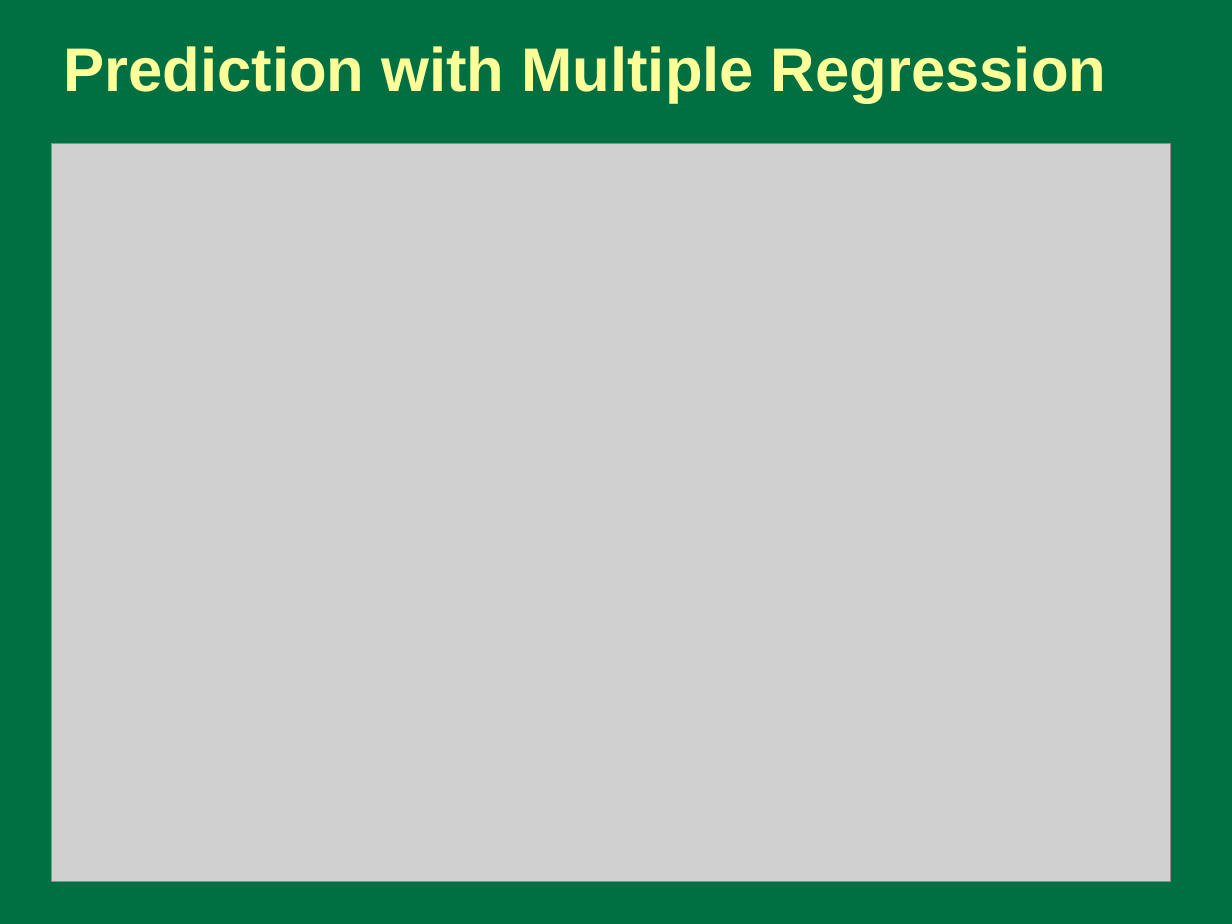
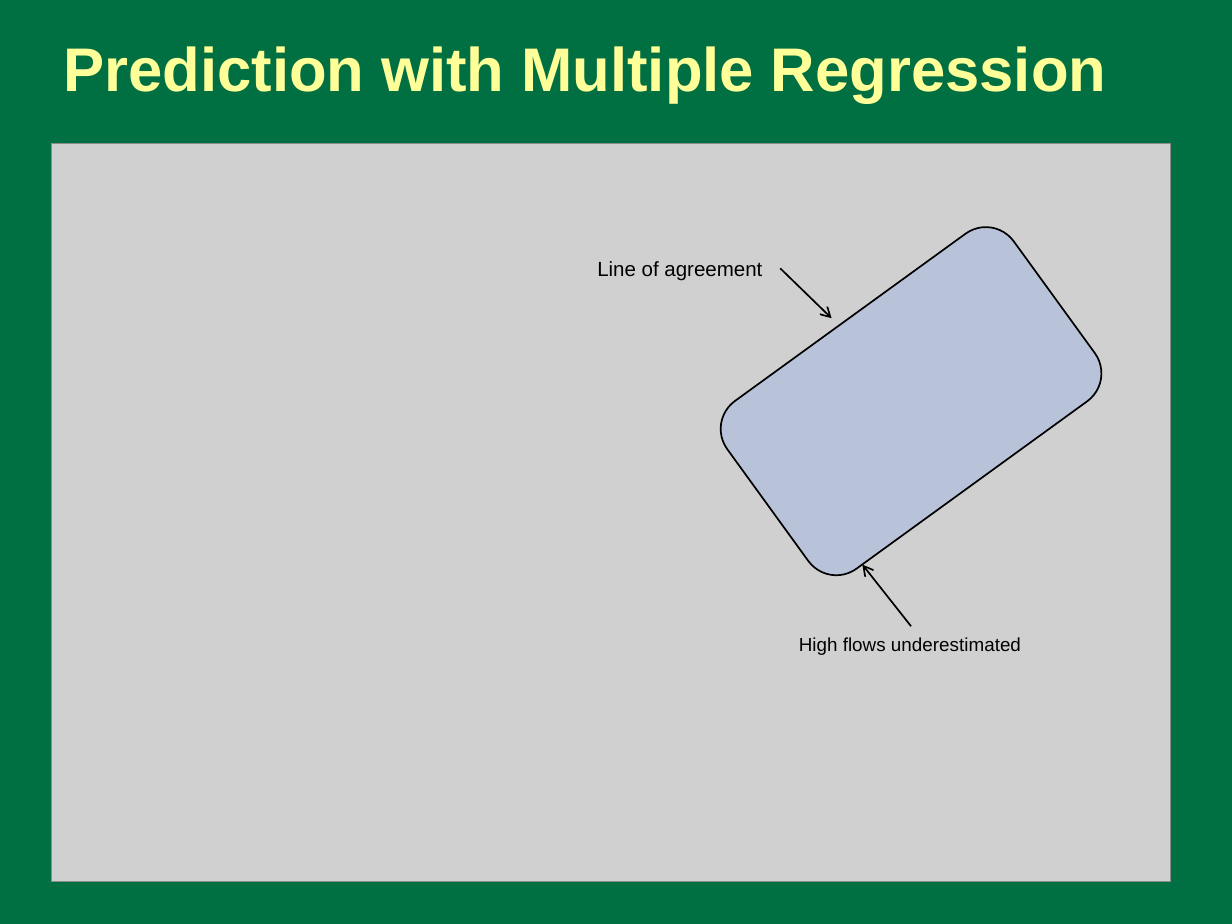
Before and after one commit to dholtschlag-usgs/LakeSuperior, a slide deck: slide 3 of Superior/doc/Preliminary Multiple Regression Analysis of Lake Superior Water.pptx. Drawn at 1232x924 pixels with LibreOffice and Linux fonts; fonts in the diff are those of the drawing; grey boxes stand for pictures. Boxes give left, top, right and bottom in pixels: in the first picture for what was removed or moved away, otherwise in the second. Text is boxed around its words. In the diff, an @@ line names an element or a change of style, - is before the commit and + after.

Commit message:
Update with Monthly Multiple Regression Models

```diff
--- a/Superior/doc/Preliminary Multiple Regression Analysis of Lake Superior Water.pptx
+++ b/Superior/doc/Preliminary Multiple Regression Analysis of Lake Superior Water.pptx
@@ rounded rectangle added at box(707, 214, 1115, 589), fill #618FFD at 21% opacity, outline #000000 1 pt @@
@@ text added at box(597, 261, 762, 281), 12 pt, text #000000 @@
+Line of agreement
@@ arrow added from (780, 269) to (832, 318), #000000 1 pt @@
@@ arrow added from (912, 626) to (862, 564), #000000 1 pt @@
@@ text added at box(799, 637, 1021, 655), 11 pt, text #000000 @@
+High flows underestimated
```
Also in this commit, not shown: 8 other slides changed, 10 other files.
